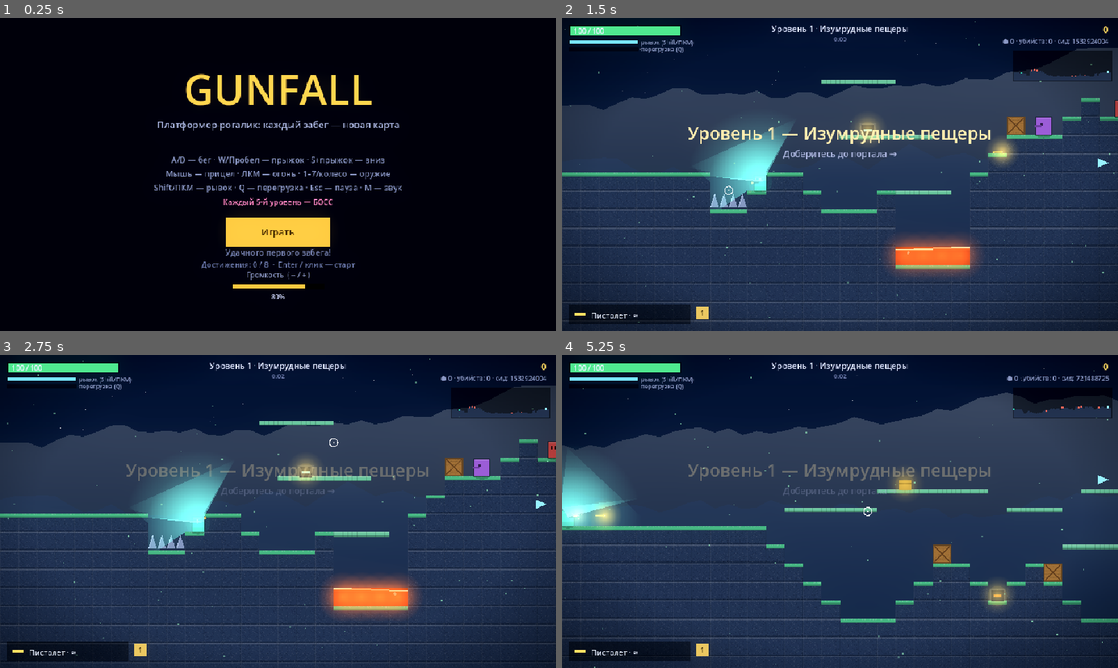
Above: before the commit, frames 1-4 (two rows, left to right).
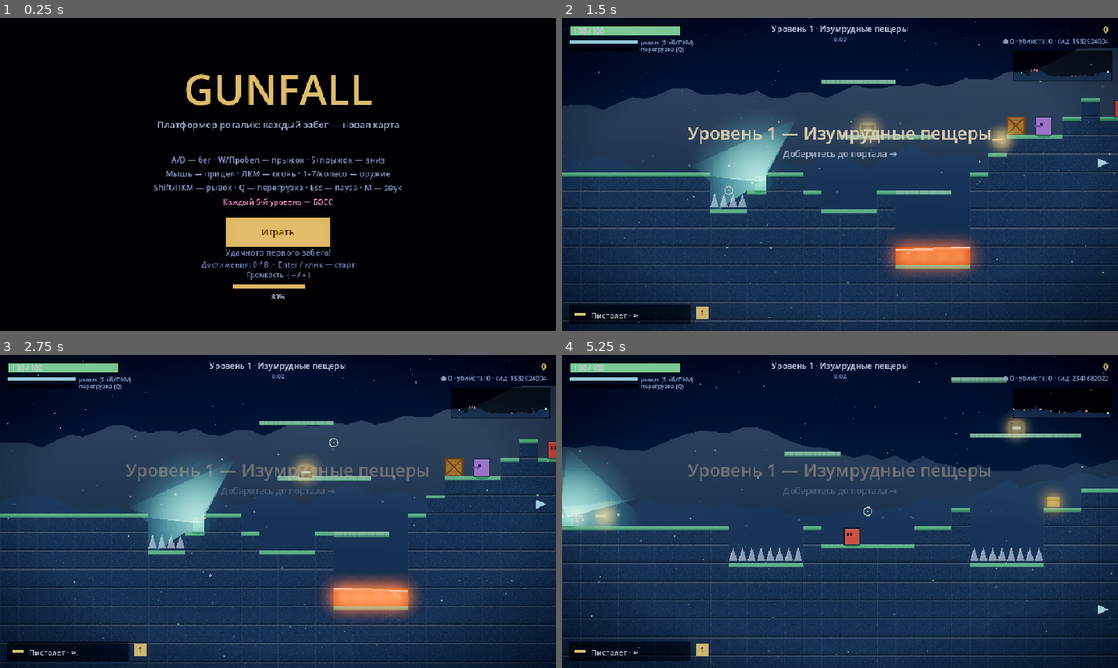
Above: after the commit, the same moments.

Repository: agent-carl/probable-enigma
Game: Godot game, scene res://Main.tscn
The game is run twice, just before and just after one commit, with the same random seed, the same clock (stepped at 60 frames per second) and the same inputs.
Inputs (mouse positions are in pixels of both pictures, inside the frame that each line leads up to):
- Up to frame 1 (0.25 s): no input
- Up to frame 2 (1.5 s): tap Enter at 0.5 s; move the mouse to (962, 158) at 0.52 s; hold D 0.53-1.28 s; hold Shift 0.53-1.28 s; click (962, 158) at 0.67 s; tap Space at 0.77, 1.07 s; move the mouse to (728, 190) at 1.27 s; hold S from 1.28 s (still down); tap Q at 1.35 s
- Up to frame 3 (2.75 s): tap Space at 1.52, 1.82 s; move the mouse to (333, 442) at 2.02 s; release S at 2.03 s; hold D from 2.03 s (still down); tap 1 at 2.1 s
- Up to frame 4 (5.25 s): move the mouse to (812, 574) at 2.77 s; release D at 2.78 s; hold W 2.78-3.53 s; tap P at 2.85 s; click (812, 574) at 2.92 s; tap Space at 3.02, 3.32, 3.77, 4.07, 4.52, 4.82 s; move the mouse to (1006, 558) at 3.52 s; hold A 3.53-5.03 s; tap M at 3.6 s; move the mouse to (673, 464) at 4.27 s; tap Enter at 4.35 s; move the mouse to (867, 511) at 5.02 s; hold S from 5.03 s (still down); tap Keypad Enter at 5.1 s; click (867, 511) at 5.17 s

The runs differ from the first frame. In frame 1, 3.1% of the frame differs, in the area x 28-72%, y 18-90%; in frame 2, 3.5%; in frame 3, 2.6%; in frame 4, 19%, in the area x 0-100%, y 1-100%.

Commit message:
Atmosphere batch: AgX tonemap, 2D MSAA, god rays, dust motes
- AgX tonemapping on the WorldEnvironment so HDR bloom rolls off softly
  instead of clipping to burnt white; bumped exposure/saturation to suit.
- Enabled 2D MSAA (4x) for clean light-polygon and ray edges.
- God rays: rotating additive HDR shafts radiating from the portal,
  flickering in length, blooming through glow.
- Dust motes drifting in the air that brighten (HDR sparkle) near the
  player's light — init per level, wrap at screen edges.

Verified: parse + full headless suite green; screenshots confirm god
rays/motes render and the menu/UI still read well under AgX.

Co-Authored-By: Claude Opus 4.8 <noreply@anthropic.com>
Claude-Session: https://claude.ai/code/session_01CUUtNpiNcdpS7KL7R6tZmp

Diff:
--- a/godot/Game.gd
+++ b/godot/Game.gd
@@ -160,6 +160,7 @@
 var _cam_draw := Vector2.ZERO   # текущее смещение камеры в кадре (с тряской)
 var afterimages := []  # следы рывка [{x,y,life}]
 var ambient := []      # атмосферные частицы по теме (экранное пространство)
+var motes := []        # пылинки, ловящие свет (экранное пространство)
 var weather := "spores"
 var weather_col := Color.WHITE
 var hurt_dirs := []    # индикаторы источника урона по краям экрана [{ang, life}]
@@ -2398,6 +2399,12 @@
 	ambient = []
 	for _i in range(_ambient_cap()):
 		ambient.append(_new_ambient_particle(true))
+	motes = []
+	for _i in range(46):
+		motes.append({
+			"x": rng.randf() * VW, "y": rng.randf() * VH,
+			"vx": (rng.randf() - 0.5) * 0.25, "vy": -0.08 - rng.randf() * 0.18,
+			"phase": rng.randf() * TAU, "size": 1.0 + rng.randf() * 1.4 })
 
 func update_ambient() -> void:
 	for p in ambient:
@@ -2417,6 +2424,14 @@
 			p.vy = np.vy
 			p.size = np.size
 			p.alpha = np.alpha
+	for m in motes:
+		m.phase += 0.04
+		m.x += m.vx + sin(m.phase) * 0.18
+		m.y += m.vy
+		if m.x < -4: m.x = VW + 4
+		elif m.x > VW + 4: m.x = -4
+		if m.y < -4: m.y = VH + 4
+		elif m.y > VH + 4: m.y = -4
 
 func _make_hills(r: RandomNumberGenerator, base_y: float, amp: float) -> PackedVector2Array:
 	var pts := PackedVector2Array()
@@ -2556,11 +2571,14 @@
 	env.set_glow_level(3, 1.0)
 	env.set_glow_level(4, 0.5)
 	env.set_glow_level(5, 0.0)
+	# AgX-тонмаппинг: мягкий «киношный» спад ярких пятен (bloom не выжигает)
+	env.tonemap_mode = Environment.TONE_MAPPER_AGX
+	env.tonemap_exposure = 1.15
 	# лёгкая кинематографичная цветокоррекция (контраст + насыщенность)
 	env.adjustment_enabled = true
 	env.adjustment_brightness = 1.0
 	env.adjustment_contrast = 1.07
-	env.adjustment_saturation = 1.12
+	env.adjustment_saturation = 1.18
 	world_env = WorldEnvironment.new()
 	world_env.environment = env
 	add_child(world_env)
@@ -2717,6 +2735,7 @@
 		var ep: Vector2 = level.exit_px
 		var ppulse := 0.85 + sin(tick * 0.07) * 0.15
 		_light(Vector2(ep.x, ep.y + TILE / 2.0), 110.0 * ppulse, Color(0.55, 0.74, 1.0), 0.6, 2.0)
+		_draw_godrays(Vector2(ep.x, ep.y + TILE / 2.0), 150.0 * ppulse, Color(0.6, 0.8, 1.0))
 	# игрок — мягкая аура, ярче в рывке
 	if state != "dead":
 		var pdash := 0.0
@@ -2749,6 +2768,44 @@
 	for pk in pickups:
 		var pcol: Color = { "weapon": Color(1, 0.85, 0.42), "med": Color(1, 0.42, 0.48), "ammo": Color(0.79, 0.65, 0.29), "coin": Color(1, 0.85, 0.42), "shield": Color(0.5, 0.83, 1.0) }.get(pk.kind, Color(1, 1, 1))
 		_light(Vector2(pk.x + pk.w / 2.0, pk.y + pk.h / 2.0), 34.0, pcol, 0.4, 1.5)
+	_draw_motes()
+
+func _draw_godrays(world_pos: Vector2, length: float, col: Color) -> void:
+	# объёмные лучи: вращающиеся аддитивные HDR-шафты из яркого источника
+	var c := world_pos - _cam_draw
+	if c.x + length < 0.0 or c.x - length > VW or c.y + length < 0.0 or c.y - length > VH:
+		return
+	var e := 1.6 if bloom_on else 1.0
+	var rot := tick * 0.006
+	var n := 9
+	for i in range(n):
+		var a := rot + i * TAU / n
+		var dir := Vector2(cos(a), sin(a))
+		var perp := Vector2(-dir.y, dir.x)
+		var beat := 0.5 + 0.5 * sin(tick * 0.05 + i * 1.7)   # мерцание длины
+		var ln := length * (0.55 + 0.45 * beat)
+		var w := 5.0 + 3.0 * beat
+		var base := Color(col.r * e, col.g * e, col.b * e, 0.16 + 0.10 * beat)
+		var tip := Color(col.r, col.g, col.b, 0.0)
+		var pts := PackedVector2Array([c - perp * w, c + perp * w, c + dir * ln])
+		var cls := PackedColorArray([base, base, tip])   # градиент: ярко у основания → прозрачно у конца
+		var idx := PackedInt32Array([0, 1, 2])
+		RenderingServer.canvas_item_add_triangle_array(get_canvas_item(), idx, pts, cls)
+
+func _draw_motes() -> void:
+	# пылинки, ловящие свет: ярче рядом с игроком/источниками
+	if motes.is_empty():
+		return
+	var pc := Vector2(-9999, -9999)
+	if state != "dead" and not level.is_empty():
+		pc = Vector2(P.x + P.w / 2.0, P.y + P.h / 2.0) - _cam_draw
+	for m in motes:
+		var mp := Vector2(m.x, m.y)
+		var lit := clampf(1.0 - mp.distance_to(pc) / 150.0, 0.0, 1.0)
+		var tw := 0.10 + 0.06 * sin(m.phase * 1.7)
+		var a := tw + lit * 0.5
+		var br := 1.0 + lit * 1.6 if bloom_on else 1.0   # ловят свет → HDR-искорка
+		draw_circle(mp, m.size, Color(0.85 * br, 0.92 * br, 1.0 * br, a))
 
 func _glow(c: Vector2, r: float, col: Color) -> void:
 	# мягкое свечение из нескольких полупрозрачных кругов
--- a/godot/project.godot
+++ b/godot/project.godot
@@ -25,3 +25,4 @@
 textures/canvas_textures/default_texture_filter=0
 environment/defaults/default_clear_color=Color(0.05, 0.06, 0.12, 1)
 viewport/hdr_2d=true
+anti_aliasing/quality/msaa_2d=2
Not shown, changed: godot/README.md
